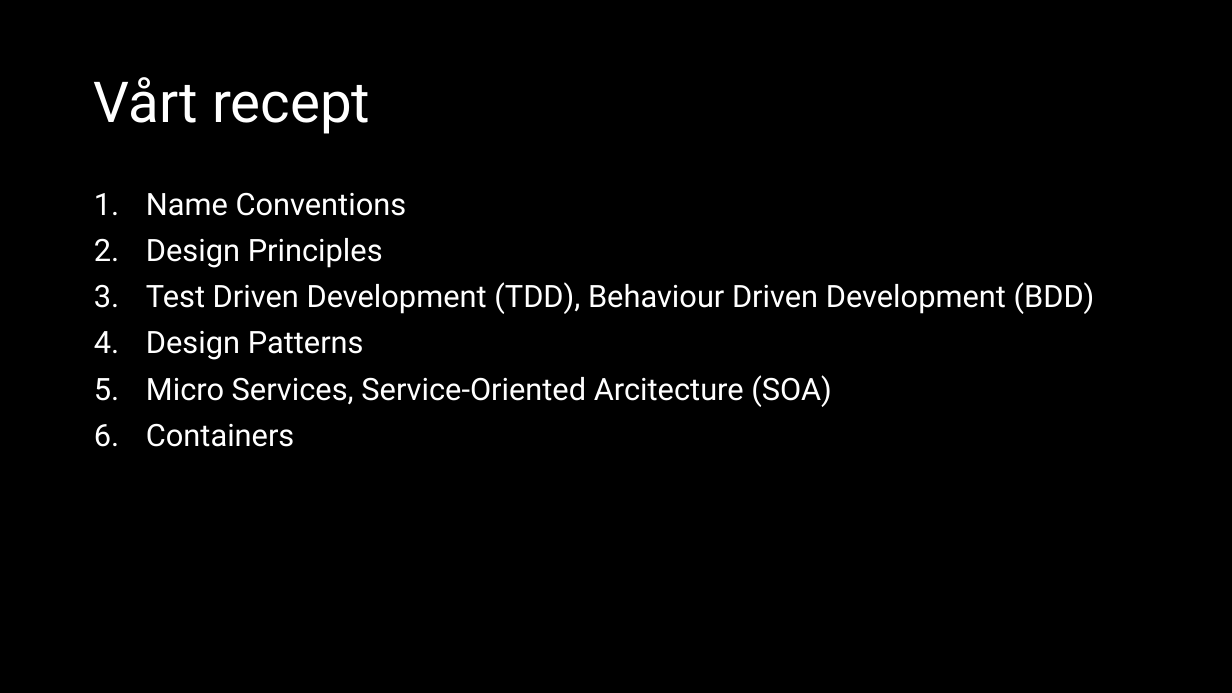
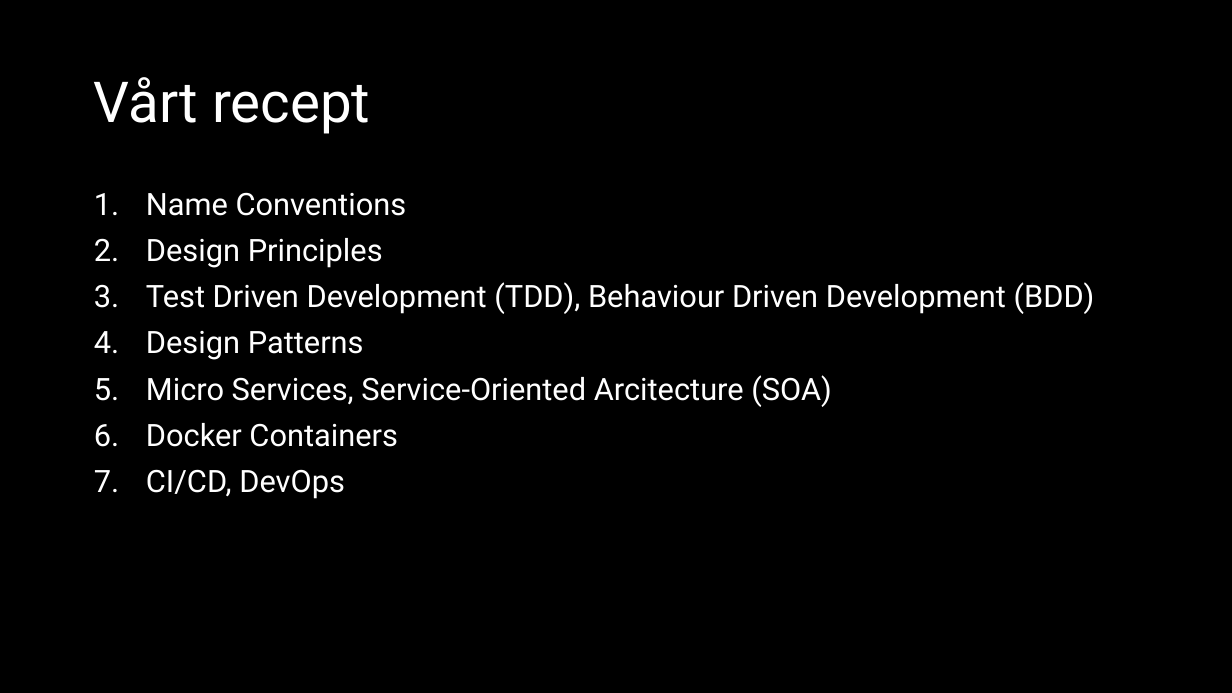
Before and after one commit to z3ph1/CleanCode-NET23, a slide deck: slide 5 of assets/CleanCode-NET23/lectures/pptx/0-clean-code.pptx. Drawn at 1232x693 pixels with LibreOffice and Linux fonts; fonts in the diff are those of the drawing. Boxes give left, top, right and bottom in pixels: in the first picture for what was removed or moved away, otherwise in the second. Text is boxed around its words. In the diff, an @@ line names an element or a change of style, - is before the commit and + after.

```diff
--- a/assets/CleanCode-NET23/lectures/pptx/0-clean-code.pptx
+++ b/assets/CleanCode-NET23/lectures/pptx/0-clean-code.pptx
@@ text at bbox=[146, 423, 398, 499]: text changed @@
-6. Containers
+6. Docker Containers
+7. CI/CD, DevOps
```
Also in this commit, not shown: 6 other slides changed, 5 other files.
